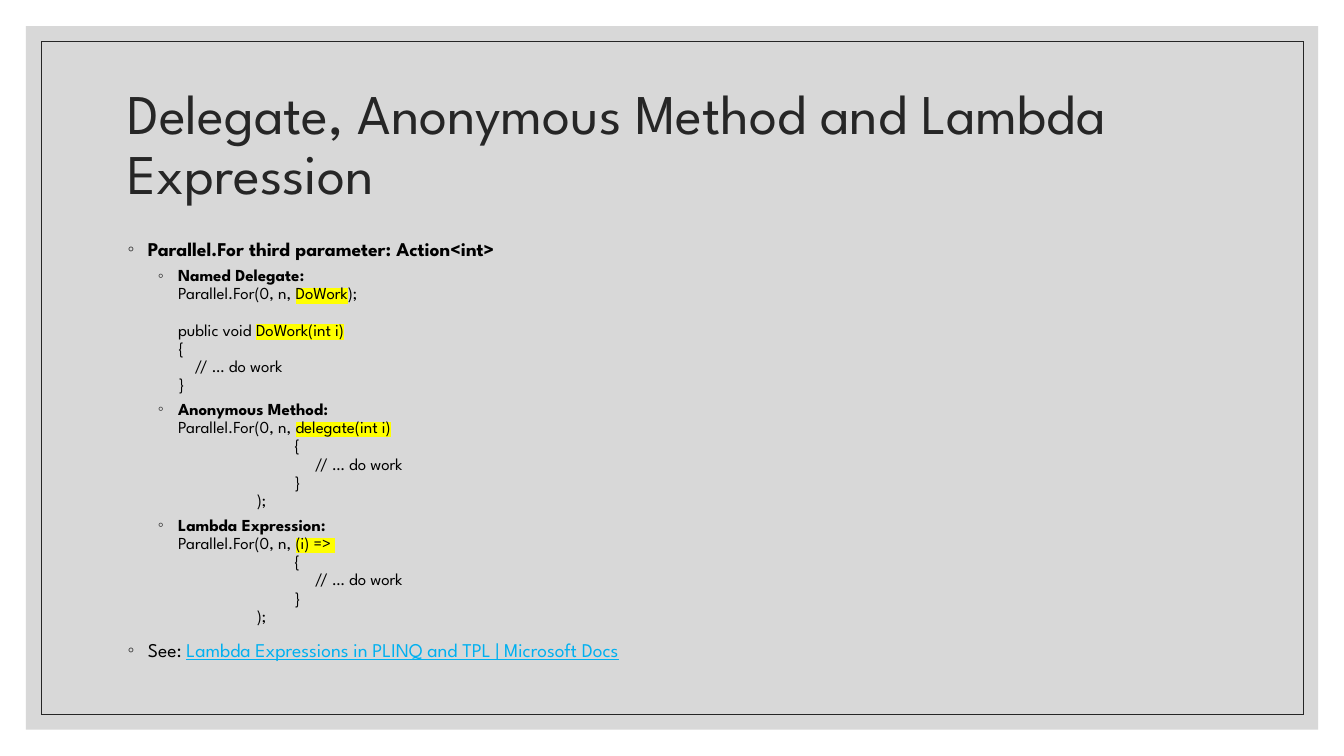
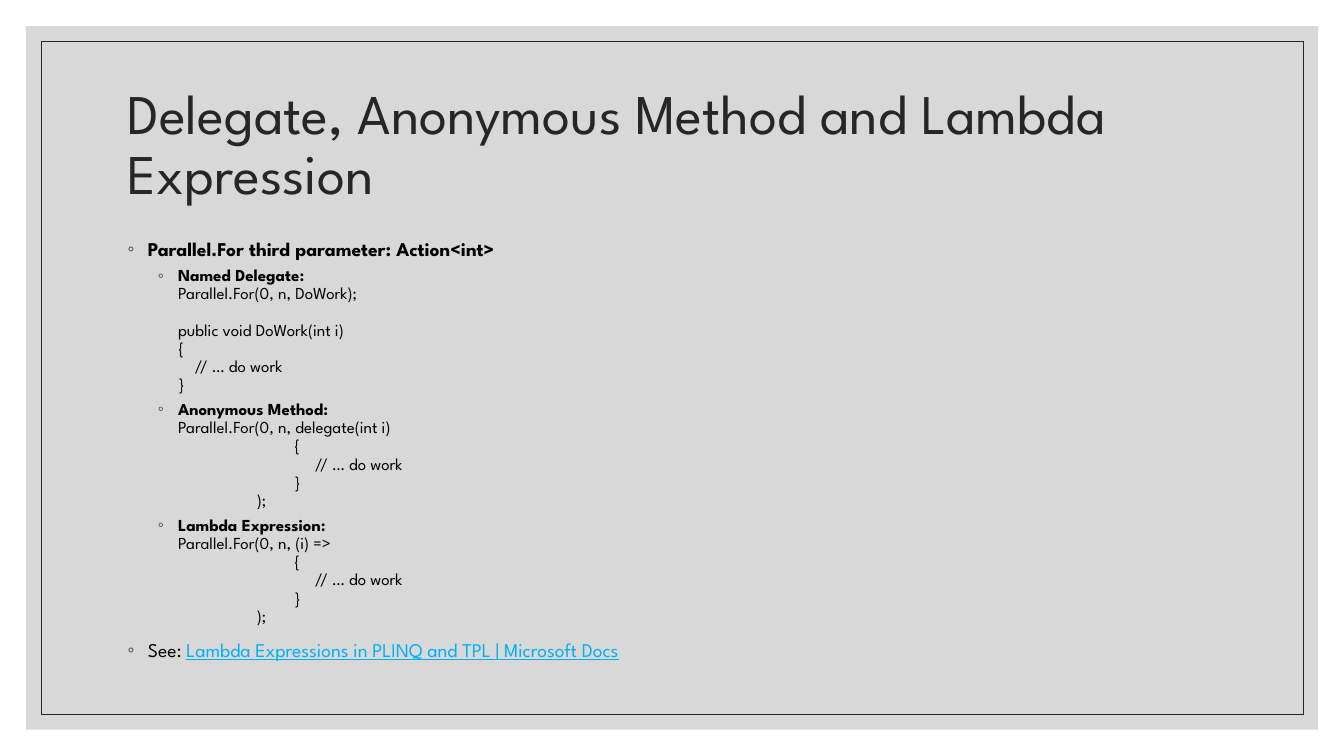
Before and after one commit to belward1/CSC543FinalProject, a slide deck: slide 10 of CSC543FinalProject/CSC 543 - Spring 2021 - Final Project - Bob Elward.pptx. Drawn at 1344x756 pixels with LibreOffice and Linux fonts; fonts in the diff are those of the drawing. Boxes give left, top, right and bottom in pixels: in the first picture for what was removed or moved away, otherwise in the second. Text is boxed around its words. In the diff, an @@ line names an element or a change of style, - is before the commit and + after.

```diff
--- a/CSC543FinalProject/CSC 543 - Spring 2021 - Final Project - Bob Elward.pptx
+++ b/CSC543FinalProject/CSC 543 - Spring 2021 - Final Project - Bob Elward.pptx
@@ text at [178,269,402,585]: highlight #FFFF00 to none in "DoWork); DoWork(int i)", "delegate(int i)", "(i) =>" @@
```
Also in this commit, not shown: 7 other slides changed, 5 other files.
